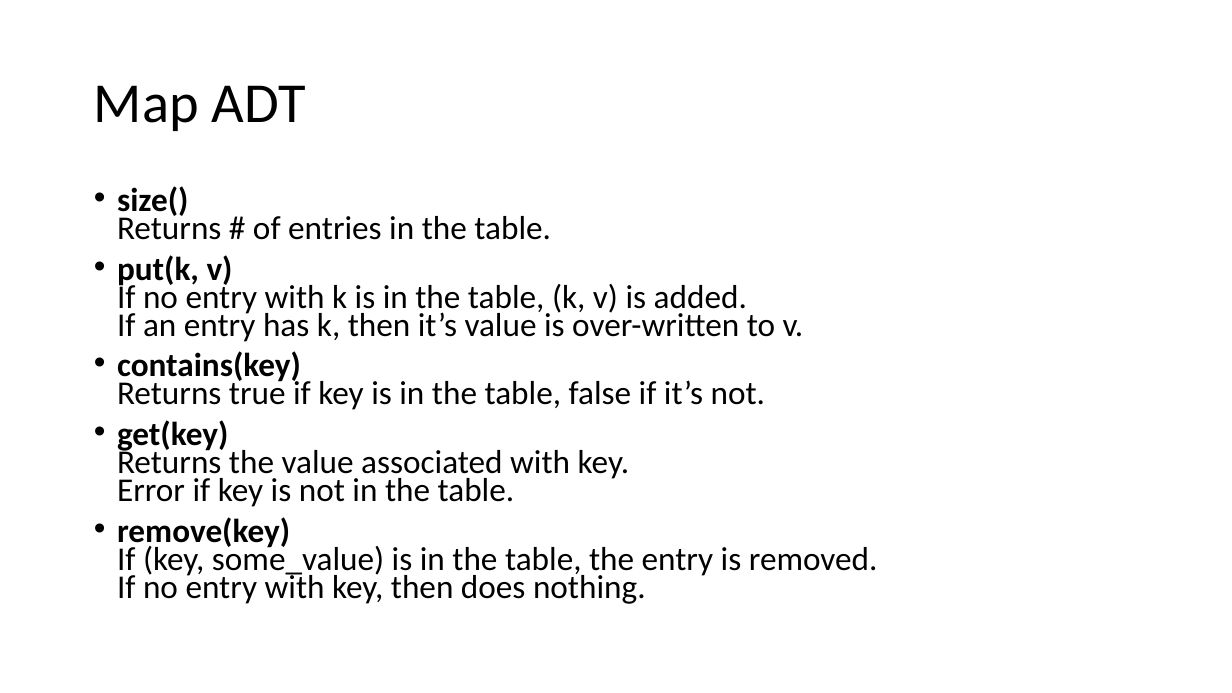
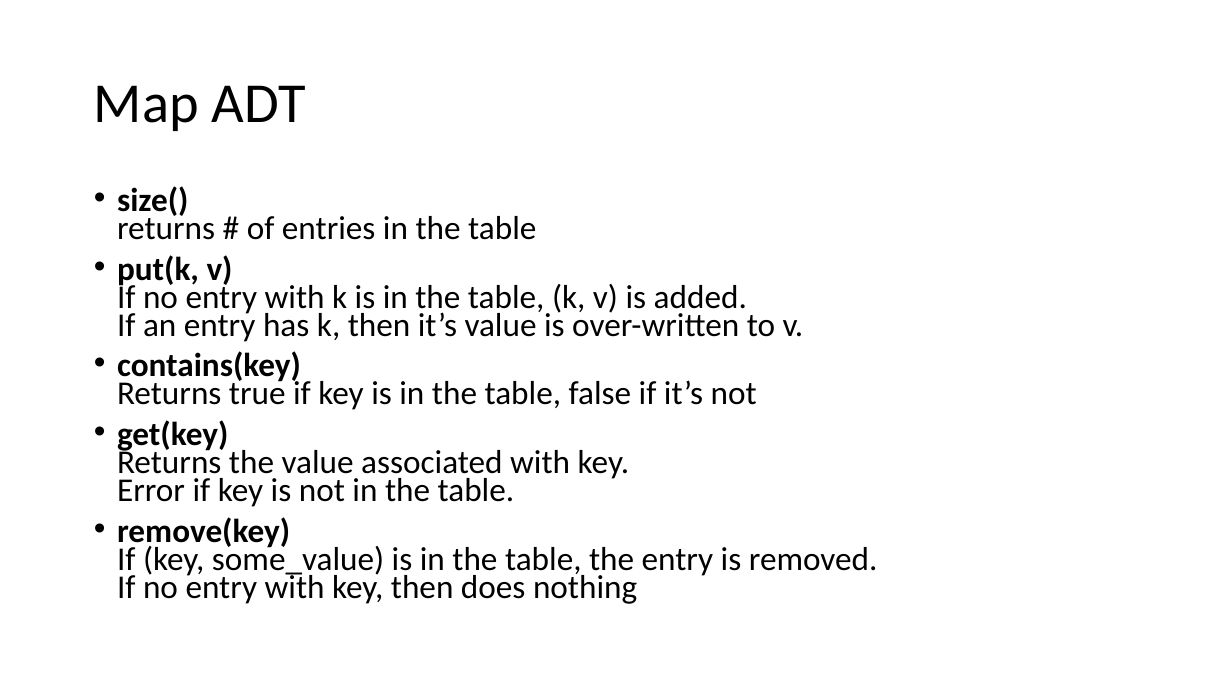
Before and after one commit to tjd1234/cmpt225fall2023, a slide deck: slide 6 of lecture_notes/week8/week8_maps_and_hashing.pptx. Drawn at 1232x693 pixels with LibreOffice and Linux fonts; fonts in the diff are those of the drawing. Boxes give left, top, right and bottom in pixels: in the first picture for what was removed or moved away, otherwise in the second. Text is boxed around its words. In the diff, an @@ line names an element or a change of style, - is before the commit and + after.

```diff
--- a/lecture_notes/week8/week8_maps_and_hashing.pptx
+++ b/lecture_notes/week8/week8_maps_and_hashing.pptx
@@ text at bbox=[117, 186, 536, 240]: text changed @@
-• size()
-  Returns # of entries in the table.
+• size()
+  returns # of entries in the table
@@ text at bbox=[117, 351, 757, 410]: text changed @@
-• contains(key)
-  Returns true if key is in the table, false if it’s not.
+• contains(key)
+  Returns true if key is in the table, false if it’s not
@@ text at bbox=[117, 517, 878, 604]: text changed @@
-• remove(key)
-  If (key, some_value) is in the table, the entry is removed.
-  If no entry with key, then does nothing.
+• remove(key)
+  If (key, some_value) is in the table, the entry is removed.
+  If no entry with key, then does nothing
```
Also in this commit, not shown: 16 other slides changed, 1 other file.
